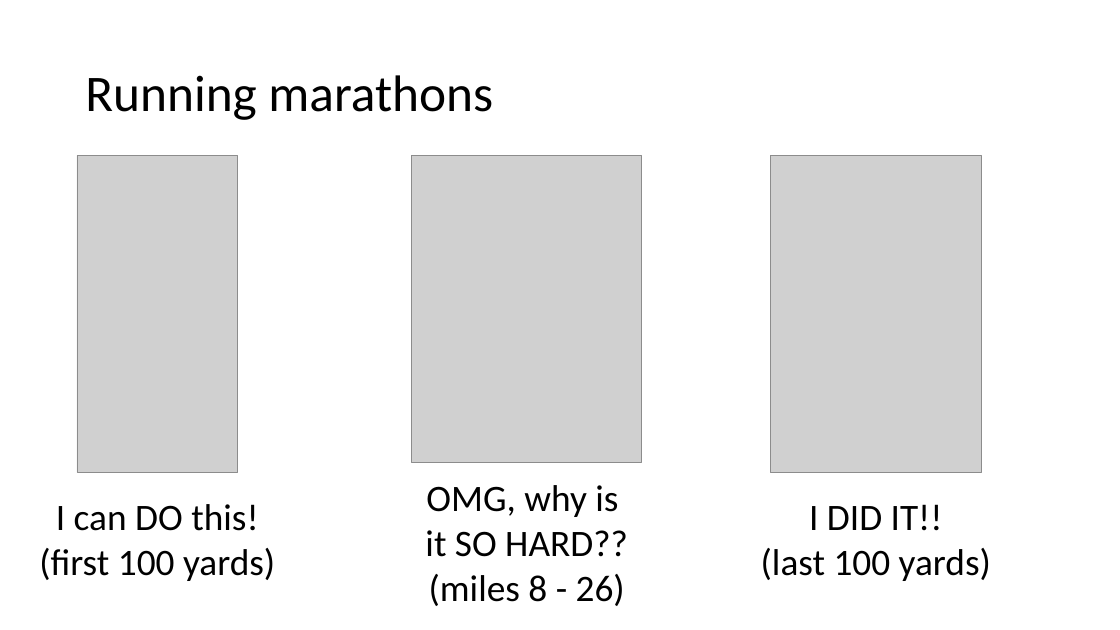
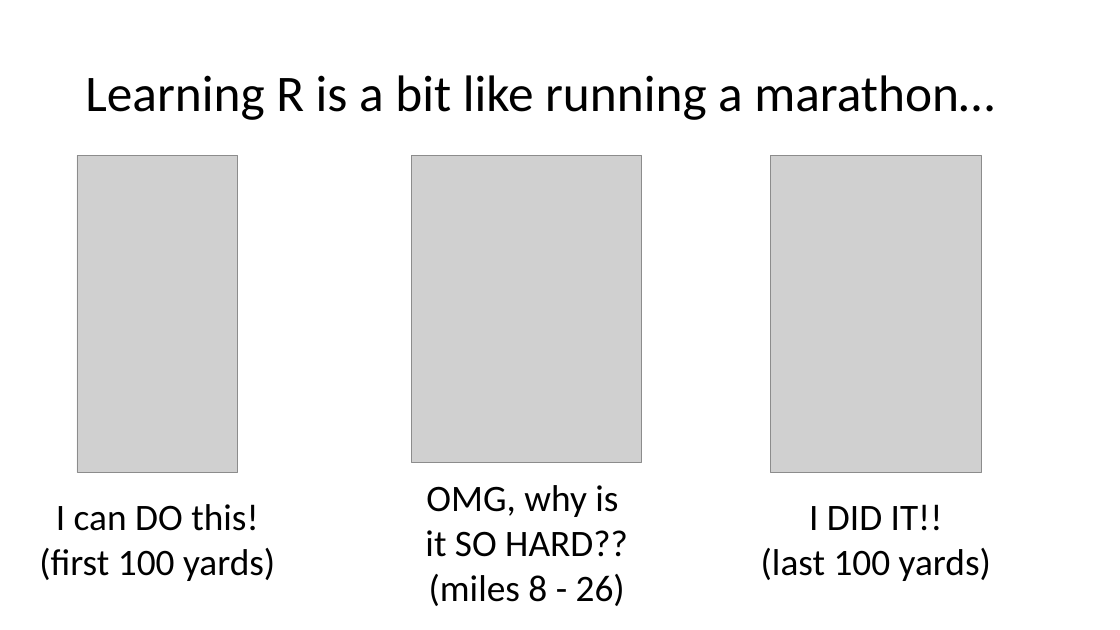
Before and after one commit to MikeKSmith/RStudioConf2020, a slide deck: slide 2 of Learn to teach_MikeKSmith.pptx. Drawn at 1120x630 pixels with LibreOffice and Linux fonts; fonts in the diff are those of the drawing; grey boxes stand for pictures. Boxes give left, top, right and bottom in pixels: in the first picture for what was removed or moved away, otherwise in the second. Text is boxed around its words. In the diff, an @@ line names an element or a change of style, - is before the commit and + after.

```diff
--- a/Learn to teach_MikeKSmith.pptx
+++ b/Learn to teach_MikeKSmith.pptx
@@ title at (x1=85, y1=75, x2=994, y2=120): text changed @@
-Running marathons
+Learning R is a bit like running a marathon…
```
Also in this commit, not shown: 7 other slides changed, 5 slides added, 1 slide removed.
